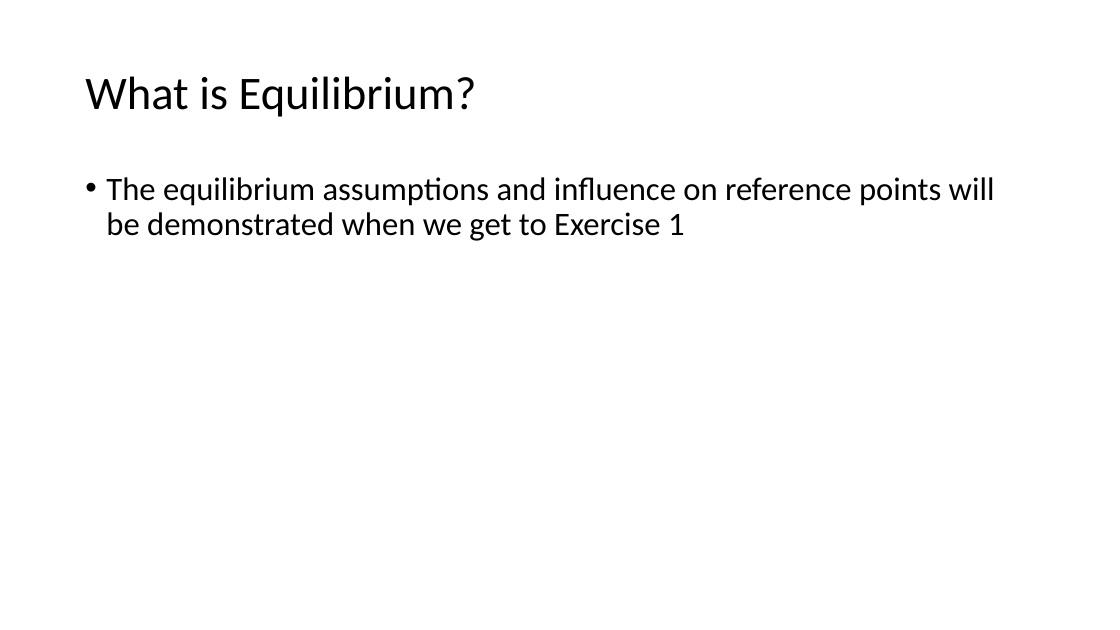
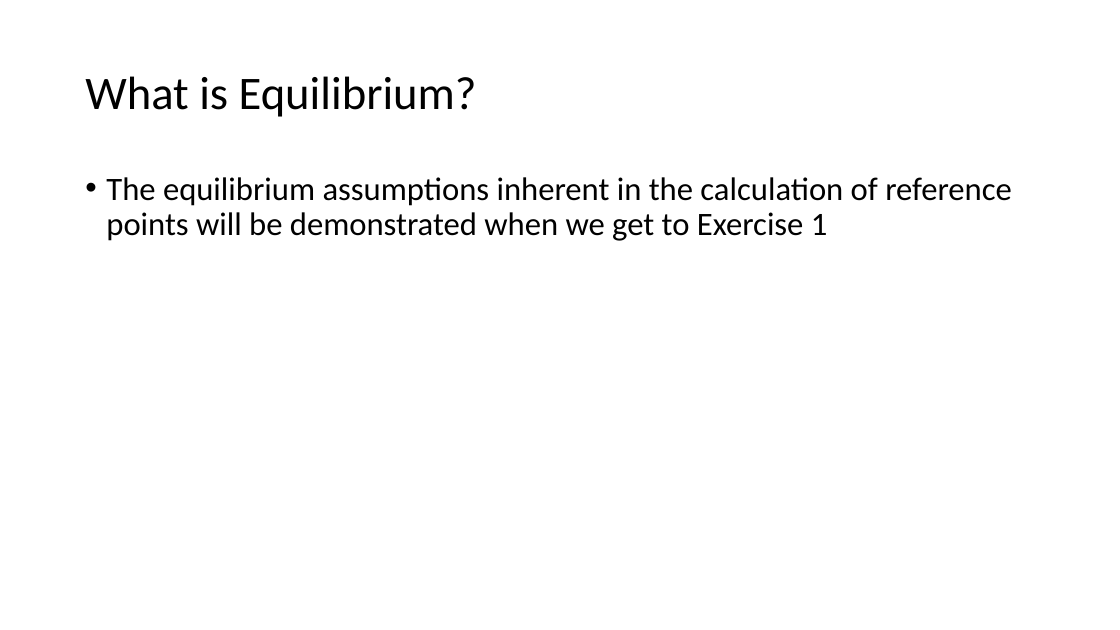
Before and after one commit to TESA-workshops/Ref-Pt-101, a slide deck: slide 24 of RefPt101_221110tb.pptx. Drawn at 1120x630 pixels with LibreOffice and Linux fonts; fonts in the diff are those of the drawing. Boxes give left, top, right and bottom in pixels: in the first picture for what was removed or moved away, otherwise in the second. Text is boxed around its words. In the diff, an @@ line names an element or a change of style, - is before the commit and + after.

```diff
--- a/RefPt101_221110tb.pptx
+++ b/RefPt101_221110tb.pptx
@@ text at (x1=106, y1=177, x2=1012, y2=241): text changed @@
-• The equilibrium assumptions and influence on reference points will be demonstrated when we get to Exercise 1
+• The equilibrium assumptions inherent in the calculation of reference points will be demonstrated when we get to Exercise 1
```
Also in this commit, not shown: 14 other slides changed.
